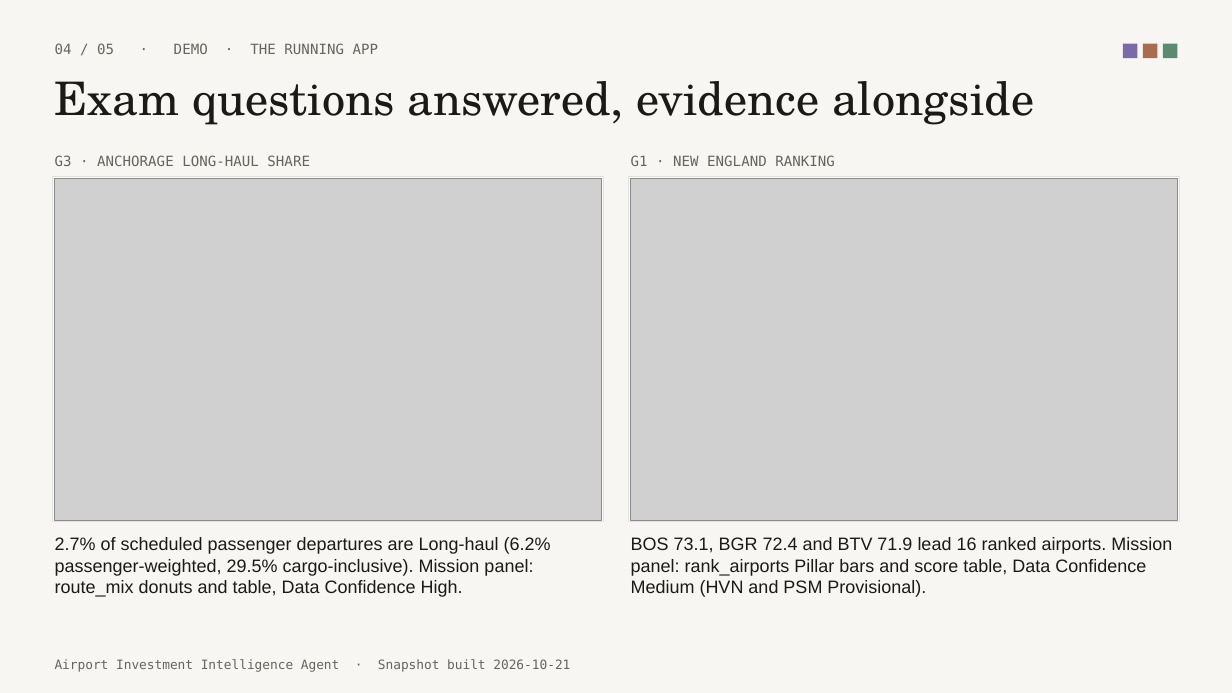
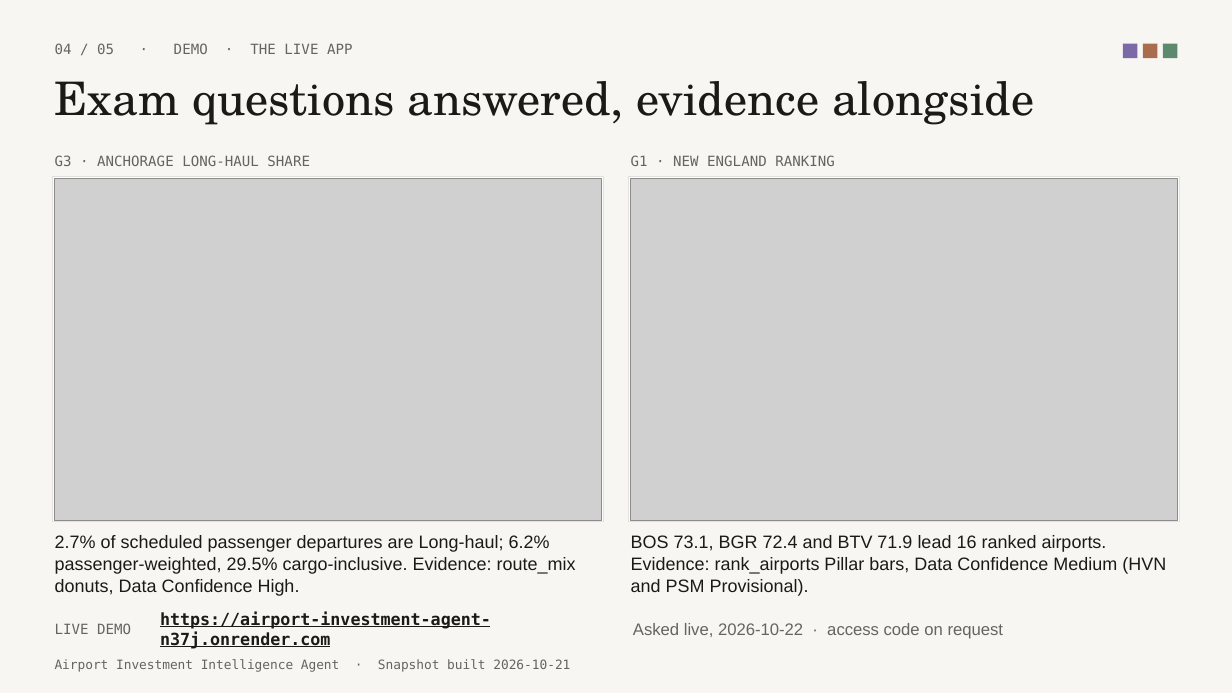
Before and after one commit to afek5/airport-investment-agent, a slide deck: slide 4 of docs/deck.pptx. Drawn at 1232x693 pixels with LibreOffice and Linux fonts; fonts in the diff are those of the drawing; grey boxes stand for pictures. Boxes give left, top, right and bottom in pixels: in the first picture for what was removed or moved away, otherwise in the second. Text is boxed around its words. In the diff, an @@ line names an element or a change of style, - is before the commit and + after.

```diff
--- a/docs/deck.pptx
+++ b/docs/deck.pptx
@@ text at [55,43,353,54]: text changed @@
-04 / 05 · DEMO · THE RUNNING APP
+04 / 05 · DEMO · THE LIVE APP
@@ text at [55,535,576,596]: text changed @@
-2.7% of scheduled passenger departures are Long-haul (6.2% passenger-weighted, 29.5% cargo-inclusive). Mission panel: route_mix donuts and table, Data Confidence High.
+2.7% of scheduled passenger departures are Long-haul; 6.2% passenger-weighted, 29.5% cargo-inclusive. Evidence: route_mix donuts, Data Confidence High.
@@ text at [631,535,1166,596]: text changed @@
-BOS 73.1, BGR 72.4 and BTV 71.9 lead 16 ranked airports. Mission panel: rank_airports Pillar bars and score table, Data Confidence Medium (HVN and PSM Provisional).
+BOS 73.1, BGR 72.4 and BTV 71.9 lead 16 ranked airports. Evidence: rank_airports Pillar bars, Data Confidence Medium (HVN and PSM Provisional).
@@ text added at [55,623,131,634], 11 pt, text #66645E @@
+LIVE DEMO
@@ text added at [160,611,491,649], 13 pt, text #1B1A17, bold, underline @@
+https://airport-investment-agent-n37j.onrender.com
@@ text added at [633,623,1004,639], 13 pt, text #66645E @@
+Asked live, 2026-10-22 · access code on request
```
Also in this commit, not shown: 2 other slides changed, 5 other files.
